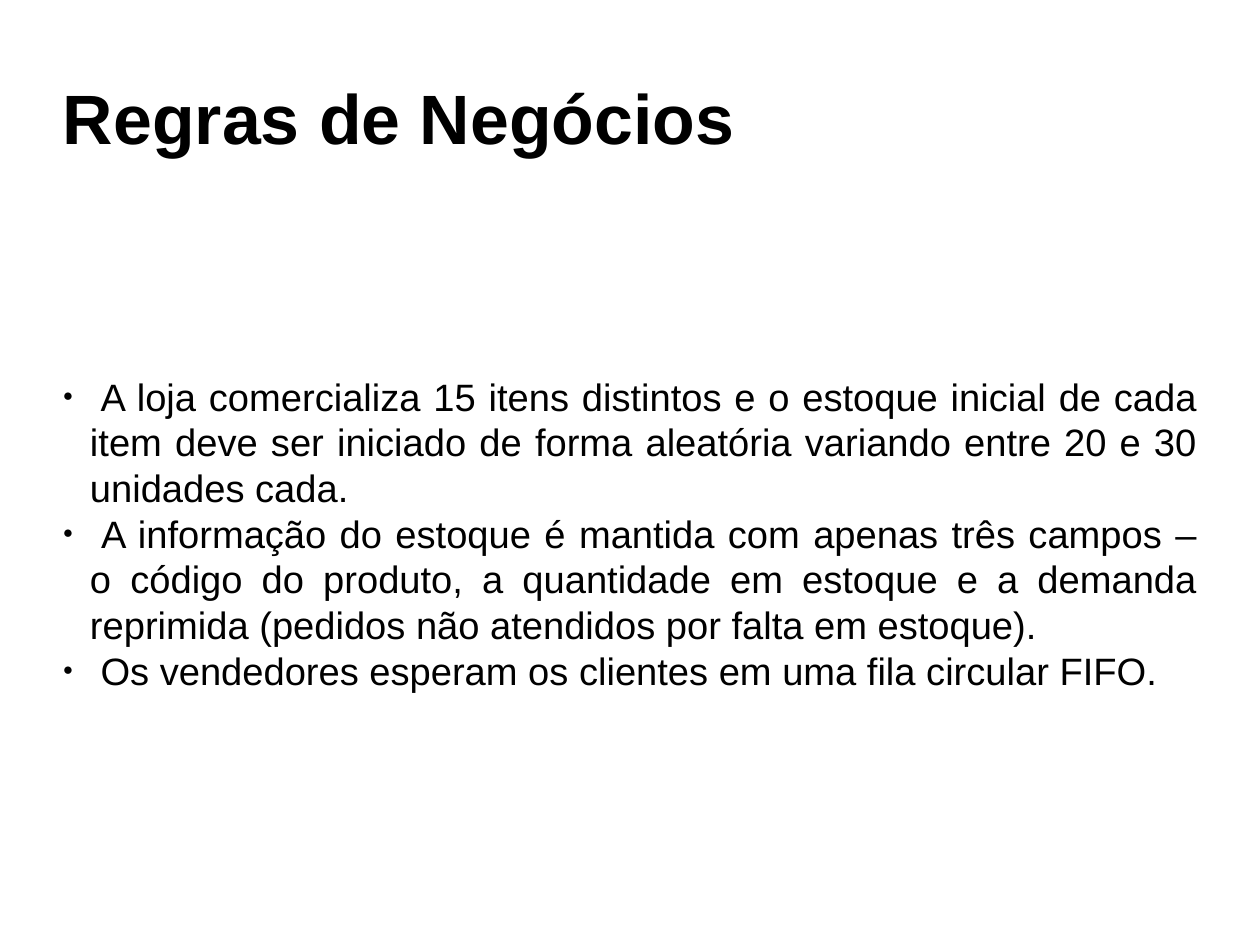
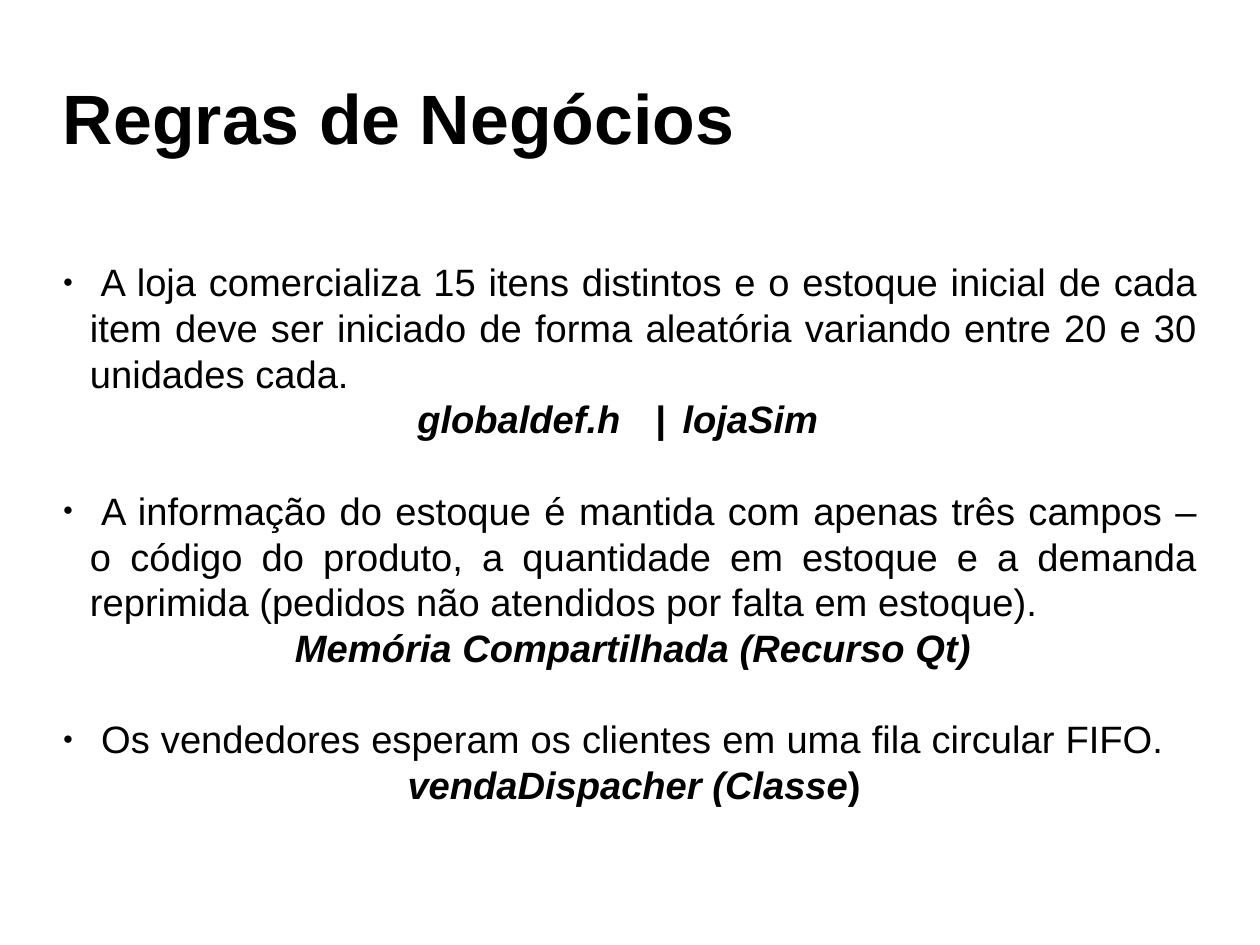
Before and after one commit to brunobuss/lojasim, a slide deck: slide 5 of docs/Apresentação_SO.odp. Drawn at 1260x945 pixels with LibreOffice and Linux fonts; fonts in the diff are those of the drawing. Boxes give left, top, right and bottom in pixels: in the first picture for what was removed or moved away, otherwise in the second. Text is boxed around its words. In the diff, an @@ line names an element or a change of style, - is before the commit and + after.

```diff
--- a/docs/Apresentação_SO.odp
+++ b/docs/Apresentação_SO.odp
@@ subtitle at (90, 268, 1197, 807): text changed @@
-● A loja comercializa 15 itens distintos e o estoque inicial de cada item deve ser iniciado de forma aleatória variando entre 20 e 30 unidades cada.
-● A informação do estoque é mantida com apenas três campos – o código do produto, a quantidade em estoque e a demanda reprimida (pedidos não atendidos por falta em estoque).
-● Os vendedores esperam os clientes em uma fila circular FIFO.
+● A loja comercializa 15 itens distintos e o estoque inicial de cada item deve ser iniciado de forma aleatória variando entre 20 e 30 unidades cada.
+  globaldef.h | lojaSim
+● A informação do estoque é mantida com apenas três campos – o código do produto, a quantidade em estoque e a demanda reprimida (pedidos não atendidos por falta em estoque). Memória Compartilhada (Recurso Qt)
+● Os vendedores esperam os clientes em uma fila circular FIFO. vendaDispacher (Classe)
```
Also in this commit, not shown: 5 other slides changed, 4 slides added, 2 slides removed, 2 other files.
